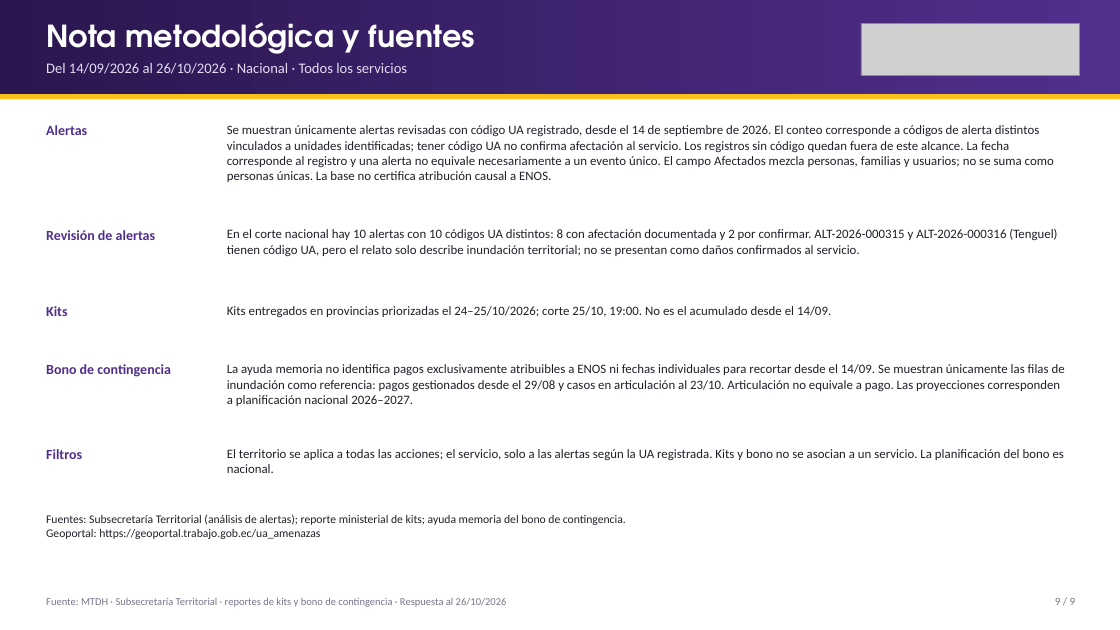
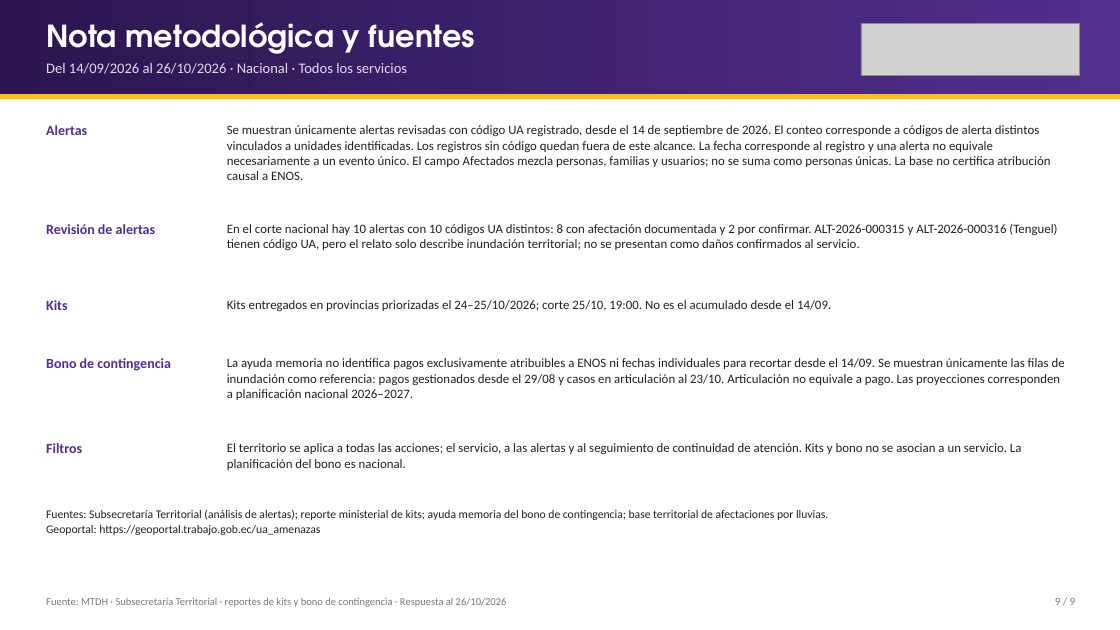
Before and after one commit to JuanAmbuludi/Sistema-Reporte-MTDH, a slide deck: slide 9 of docs/reportes/Seguimiento_ENOS_2026-10-26.pptx. Drawn at 1120x630 pixels with LibreOffice and Linux fonts; fonts in the diff are those of the drawing; grey boxes stand for pictures. Boxes give left, top, right and bottom in pixels: in the first picture for what was removed or moved away, otherwise in the second. Text is boxed around its words. In the diff, an @@ line names an element or a change of style, - is before the commit and + after.

Commit message:
Incorporar KPI de unidades cerradas y gráficos de continuidad en Riesgos

```diff
--- a/docs/reportes/Seguimiento_ENOS_2026-10-26.pptx
+++ b/docs/reportes/Seguimiento_ENOS_2026-10-26.pptx
@@ text at [227,125,1050,180]: text changed @@
-Se muestran únicamente alertas revisadas con código UA registrado, desde el 14 de septiembre de 2026. El conteo corresponde a códigos de alerta distintos vinculados a unidades identificadas; tener código UA no confirma afectación al servicio. Los registros sin código quedan fuera de este alcance. La fecha corresponde al registro y una alerta no equivale necesariamente a un evento único. El campo Afectados mezcla personas, familias y usuarios; no se suma como personas únicas. La base no certifica atribución causal a ENOS.
+Se muestran únicamente alertas revisadas con código UA registrado, desde el 14 de septiembre de 2026. El conteo corresponde a códigos de alerta distintos vinculados a unidades identificadas. Los registros sin código quedan fuera de este alcance. La fecha corresponde al registro y una alerta no equivale necesariamente a un evento único. El campo Afectados mezcla personas, familias y usuarios; no se suma como personas únicas. La base no certifica atribución causal a ENOS.
@@ 7 texts: place and size @@
-7 texts at [46,229,1065,459]
+7 texts at [46,224,1065,453]
@@ text at [227,443,1022,470]: text changed @@
-El territorio se aplica a todas las acciones; el servicio, solo a las alertas según la UA registrada. Kits y bono no se asocian a un servicio. La planificación del bono es nacional.
+El territorio se aplica a todas las acciones; el servicio, a las alertas y al seguimiento de continuidad de atención. Kits y bono no se asocian a un servicio. La planificación del bono es nacional.
@@ text at [46,509,828,535]: text changed @@
-Fuentes: Subsecretaría Territorial (análisis de alertas); reporte ministerial de kits; ayuda memoria del bono de contingencia.
-Geoportal: https://geoportal.trabajo.gob.ec/ua_amenazas
+Fuentes: Subsecretaría Territorial (análisis de alertas); reporte ministerial de kits; ayuda memoria del bono de contingencia; base territorial de afectaciones por lluvias.
+Geoportal: https://geoportal.trabajo.gob.ec/ua_amenazas
```
Also in this commit, not shown: 3 other slides changed, 1 slide added, 1 slide removed, 10 other files.
